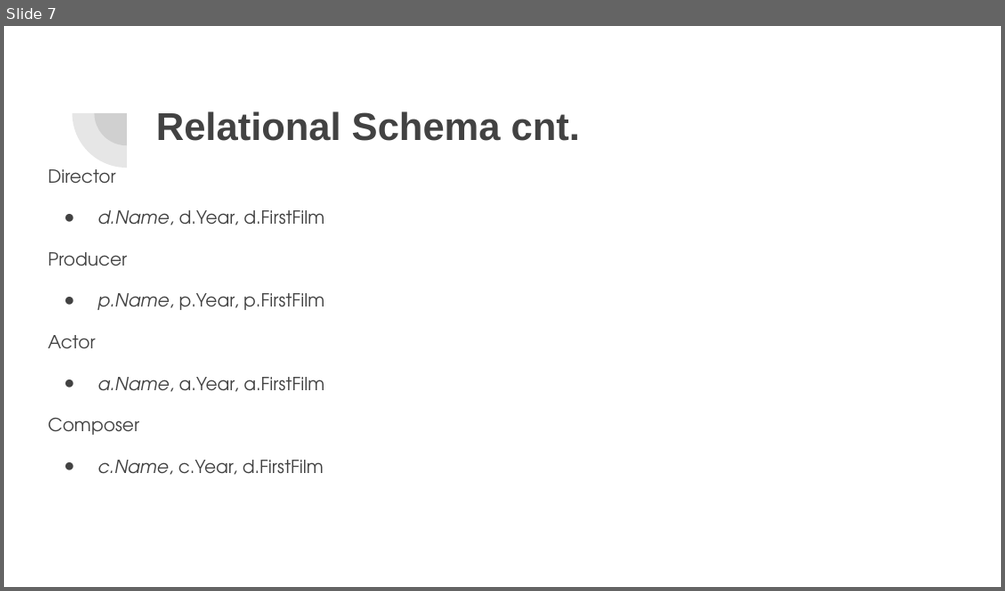
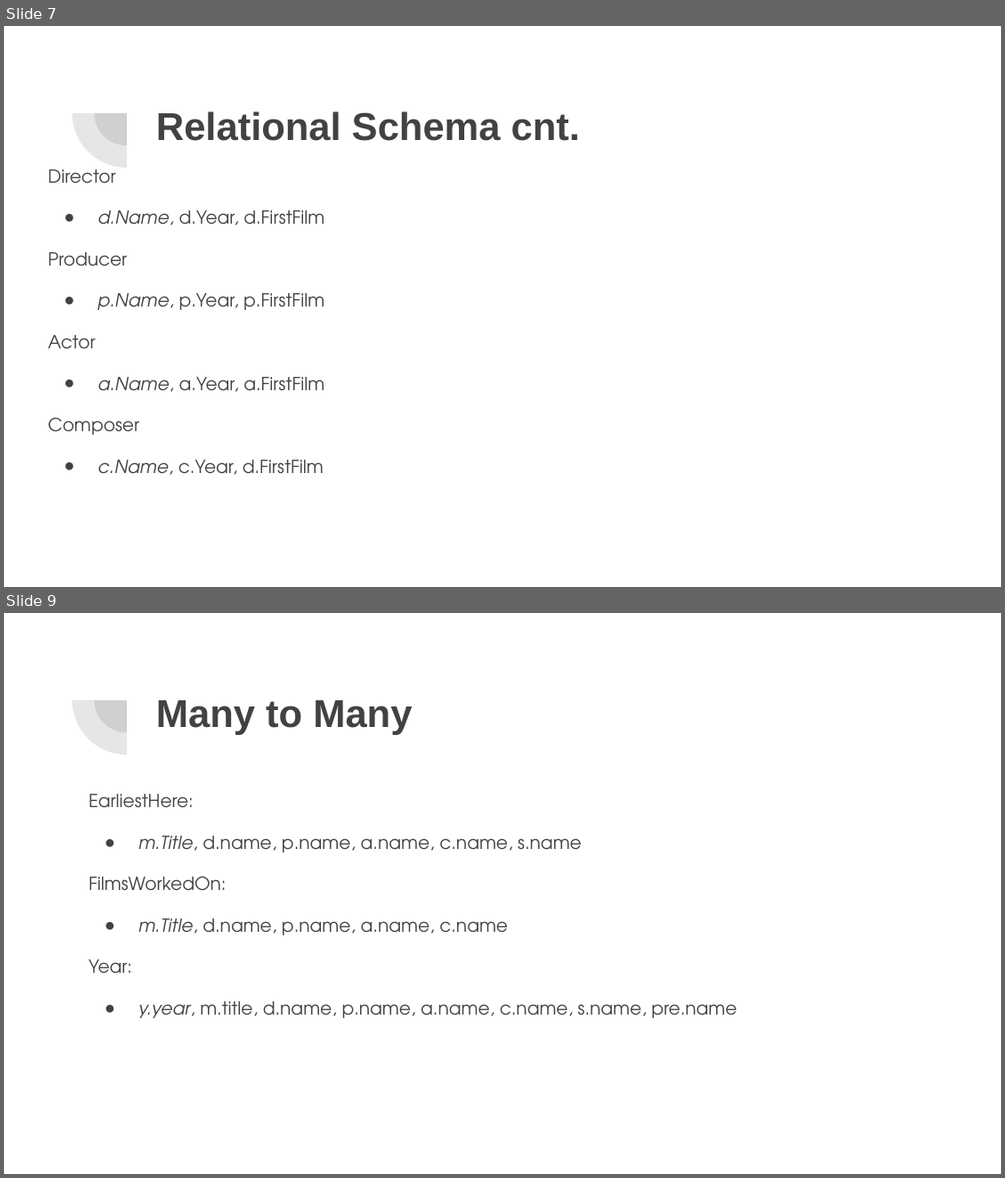
Before and after one commit to ProjectBreakaway/Project, a slide deck: Project Presentation.pptx. Shown one above the other, each under a label of ours: slide 7 before the commit, slides 7 and 9 after it; the slides between them are not shown. The pictures are 1005x591 and 1005x1178 pixels, drawn with LibreOffice and Linux fonts; fonts in the diff are those of the drawing. Boxes give left, top, right and bottom in pixels: in the first picture for what was removed or moved away, otherwise in the second. Text is boxed around its words. In the diff, an @@ line names an element or a change of style, - is before the commit and + after.

```diff
--- a/Project Presentation.pptx
+++ b/Project Presentation.pptx
@@ slide 9 added at box(4, 613, 1001, 1174), background #FFFFFF; not listed: 2 template elements that a slide beside it also shows @@
@@ title added at box(156, 700, 412, 735), 28 pt, text #424242, bold @@
+Many to Many
@@ text added at box(89, 794, 736, 1018), 13 pt, text #424242 @@
+EarliestHere:
+● m.Title, d.name, p.name, a.name, c.name, s.name
+FilmsWorkedOn:
+● m.Title, d.name, p.name, a.name, c.name
+Year:
+● y.year, m.title, d.name, p.name, a.name, c.name, s.name, pre.name
```
Also in this commit, not shown: 6 slides changed, 1 other slide added, 1 slide removed.
